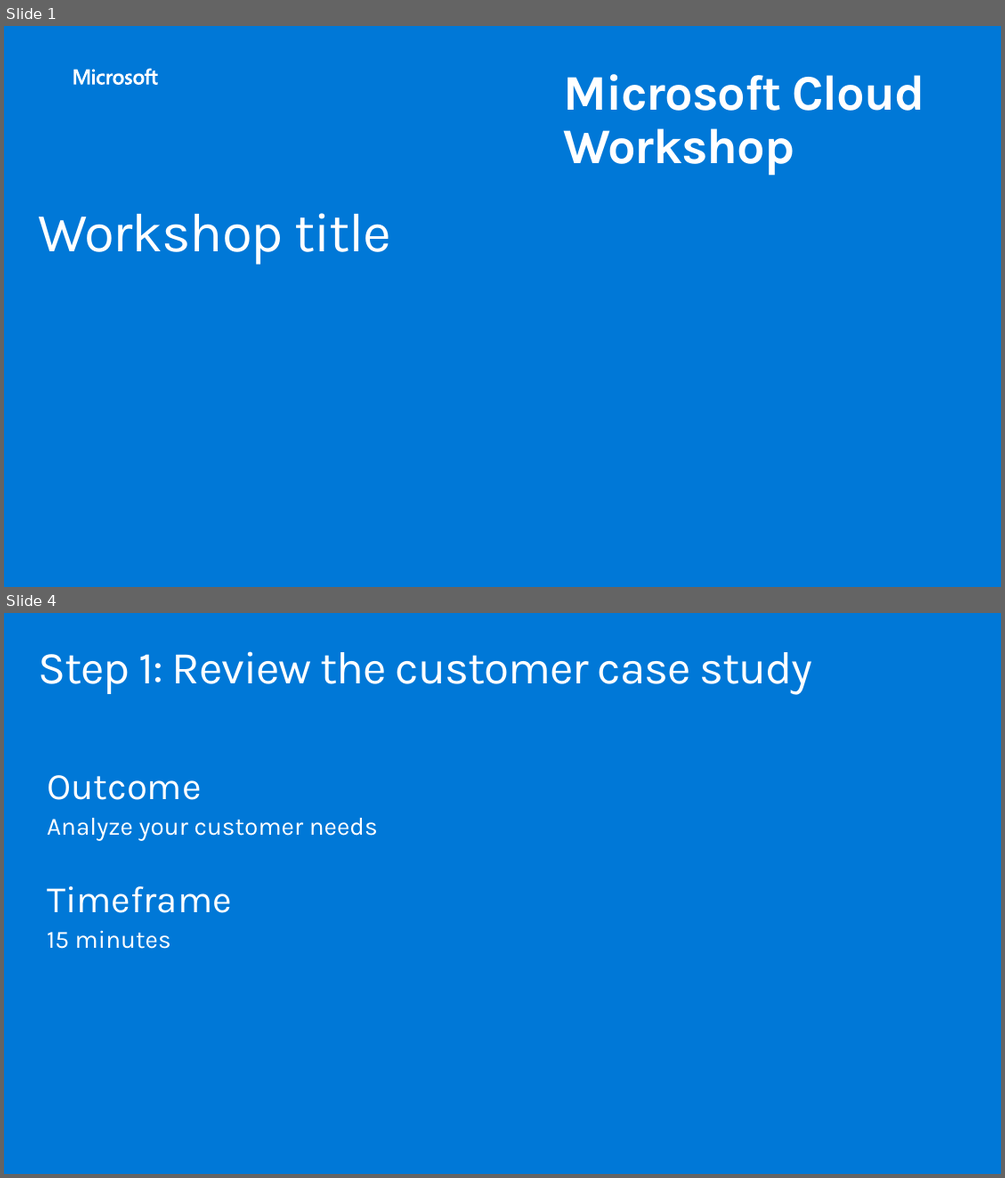
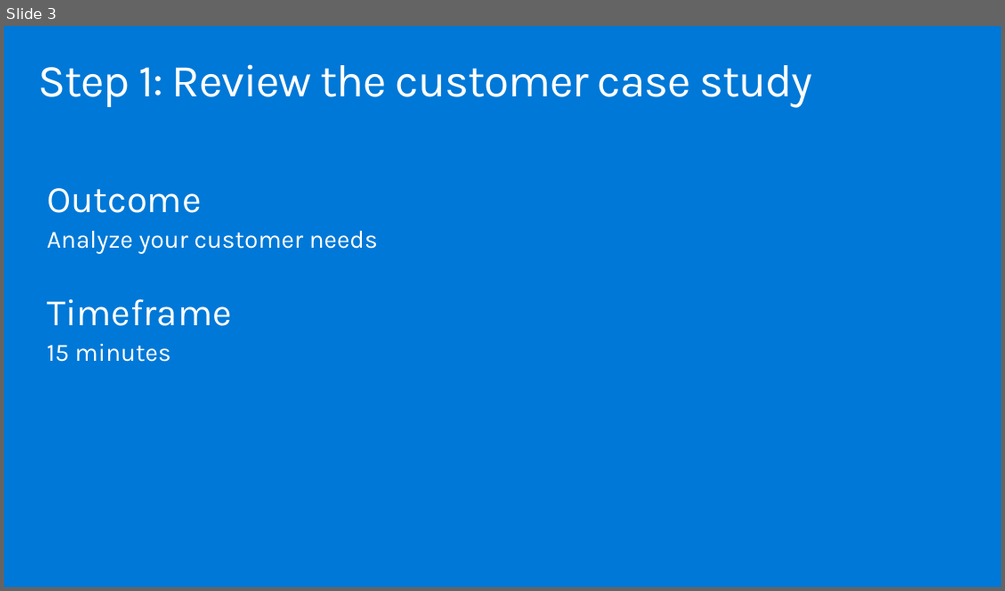
Before and after one commit to solliancenet/MCW-innovate-modernize-apps-with-data-ai, a slide deck: Whiteboard design session/WDS trainer presentation - Innovate and Modernize Apps with Data and AI.pptx. Shown one above the other, each under a label of ours: slides 1 and 4 before the commit, slide 3 after it; the slides between them are not shown. The pictures are 1005x1178 and 1005x591 pixels, drawn with LibreOffice and Linux fonts; fonts in the diff are those of the drawing; background and template pictures are left out. Boxes give left, top, right and bottom in pixels: in the first picture for what was removed or moved away, otherwise in the second. Text is boxed around its words. In the diff, an @@ line names an element or a change of style, - is before the commit and + after.

```diff
--- a/Whiteboard design session/WDS trainer presentation - Innovate and Modernize Apps with Data and AI.pptx
+++ b/Whiteboard design session/WDS trainer presentation - Innovate and Modernize Apps with Data and AI.pptx
@@ slide 1 removed at box(4, 26, 1001, 587), background #0078D7 @@
@@ freeform shape removed at box(73, 69, 157, 85) @@
@@ text removed at box(564, 74, 925, 176) @@
-Microsoft Cloud Workshop
@@ title removed at box(38, 213, 391, 265) @@
-Workshop title
@@ what was slide 4 is now slide 3 @@
```
Also in this commit, not shown: 1 slide changed, 15 slides added, 18 other slides removed, 1 other file.
